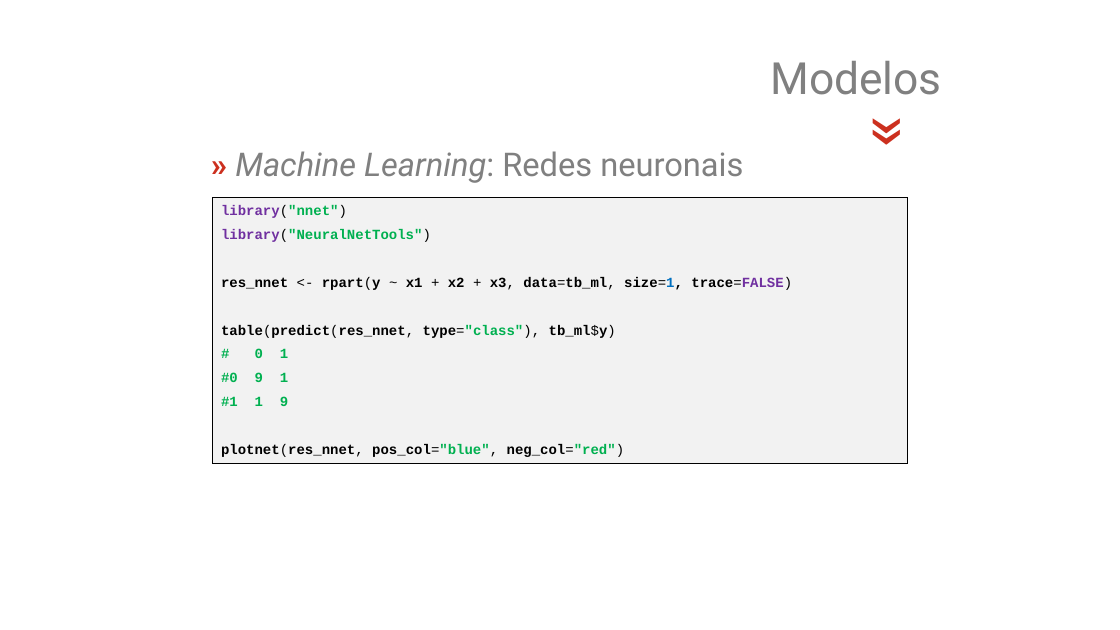
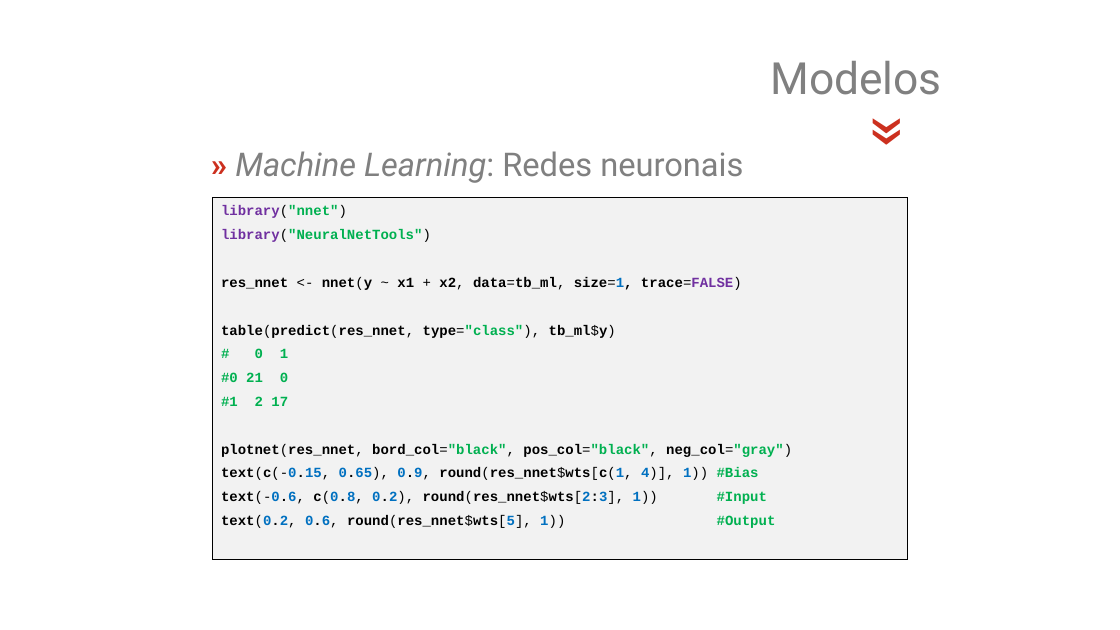
Before and after one commit to jsollari/DSR-II2026, a slide deck: slide 30 of docs/DSR-II2026_JL_slides.pptx (slide 34 before the commit). Drawn at 1120x630 pixels with LibreOffice and Linux fonts; fonts in the diff are those of the drawing; background and template pictures are left out. Boxes give left, top, right and bottom in pixels: in the first picture for what was removed or moved away, otherwise in the second. Text is boxed around its words. In the diff, an @@ line names an element or a change of style, - is before the commit and + after.

```diff
--- a/docs/DSR-II2026_JL_slides.pptx
+++ b/docs/DSR-II2026_JL_slides.pptx
@@ rectangle "library("nnet")": place and size @@
-rectangle "library("nnet")" at (213,198,907,464)
+rectangle "library("nnet")" at (213,198,907,560)
@@ text in rectangle at (221,277,742,290): text changed @@
-res_nnet <- rpart(y ~ x1 + x2 + x3, data=tb_ml, size=1, trace=FALSE)
+res_nnet <- nnet(y ~ x1 + x2, data=tb_ml, size=1, trace=FALSE)
@@ text in rectangle at (221,372,792,528): text changed @@
-#0 9 1
-#1 1 9
-plotnet(res_nnet, pos_col="blue", neg_col="red")
+#0 21 0
+#1 2 17
+plotnet(res_nnet, bord_col="black", pos_col="black", neg_col="gray")
+text(c(-0.15, 0.65), 0.9, round(res_nnet$wts[c(1, 4)], 1)) #Bias
+text(-0.6, c(0.8, 0.2), round(res_nnet$wts[2:3], 1)) #Input
+text(0.2, 0.6, round(res_nnet$wts[5], 1)) #Output
```
Also in this commit, not shown: 11 other slides changed, 2 slides added, 5 slides removed, 23 other files.
